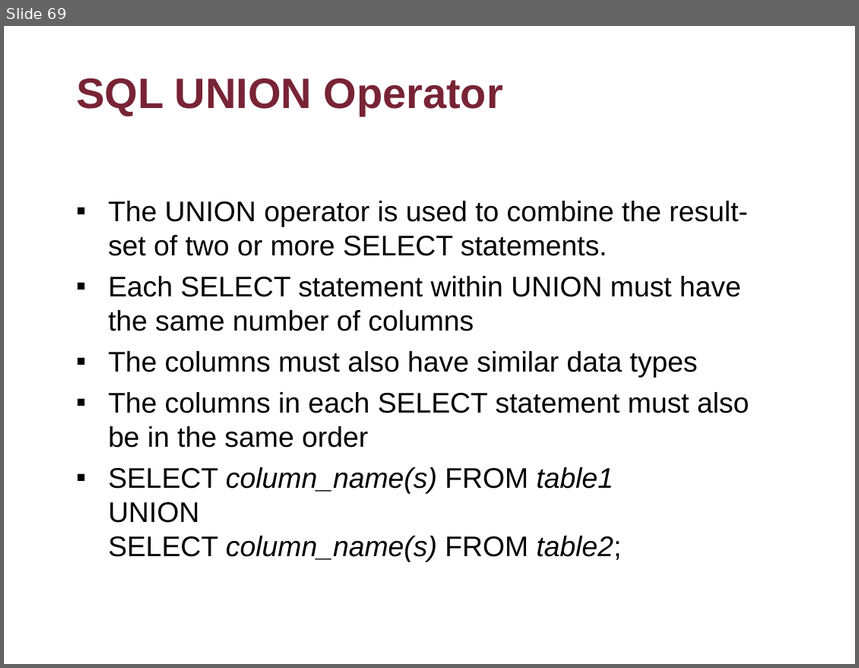
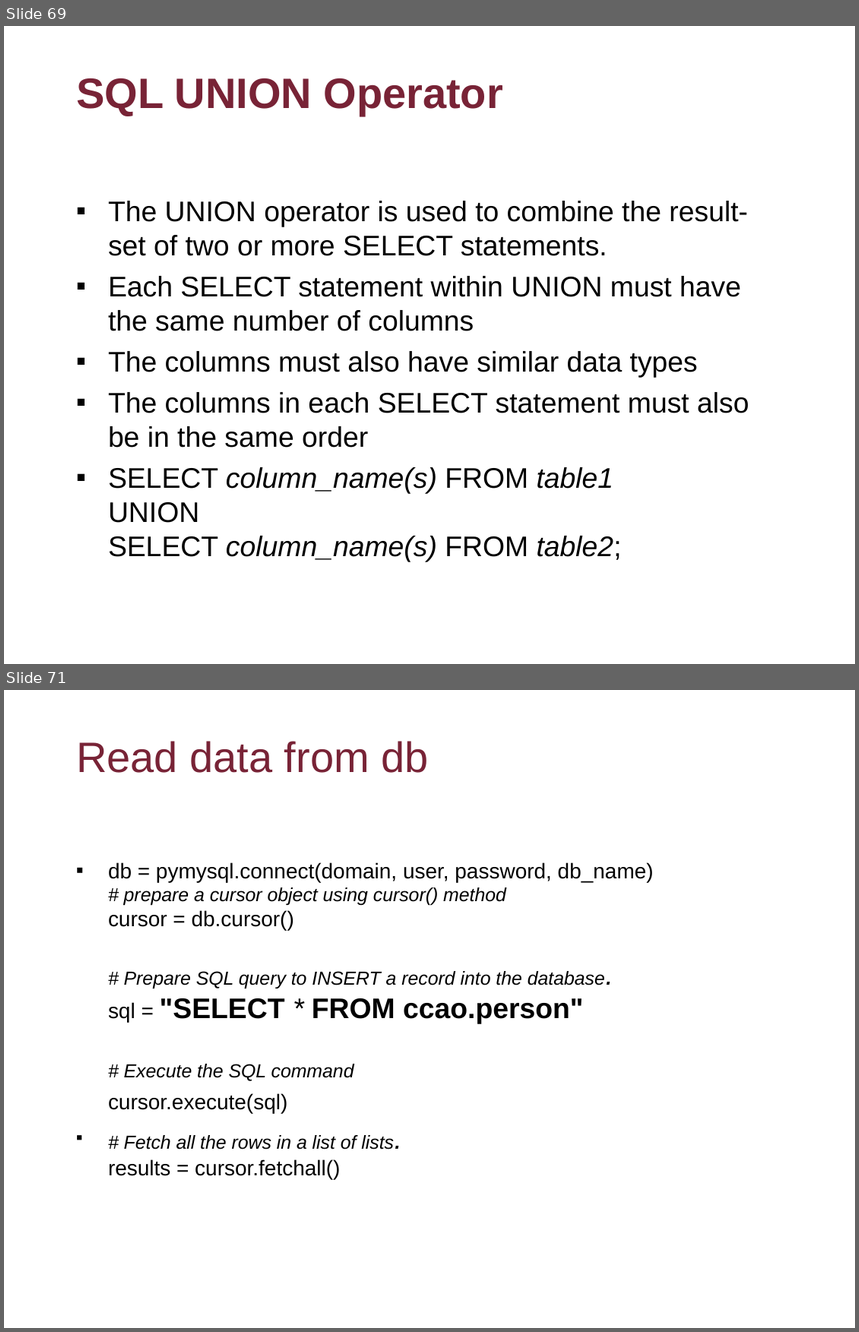
Before and after one commit to flyworker/python-automation-testing, a slide deck: document/course4.ppt. Shown one above the other, each under a label of ours: slide 69 before the commit, slides 69 and 71 after it; the slides between them are not shown. The pictures are 859x668 and 859x1332 pixels, drawn with LibreOffice and Linux fonts; fonts in the diff are those of the drawing; background and template pictures are left out. Boxes give left, top, right and bottom in pixels: in the first picture for what was removed or moved away, otherwise in the second. Text is boxed around its words. In the diff, an @@ line names an element or a change of style, - is before the commit and + after.

```diff
--- a/document/course4.ppt
+++ b/document/course4.ppt
@@ slide 71 added at [4, 690, 855, 1328], background picture (left out) @@
@@ title added at [76, 741, 428, 773], 36 pt, text #782336 @@
+Read data from db
@@ text added at [108, 863, 654, 1179], 16 pt, text #000000, italic @@
+▪ db = pymysql.connect(domain, user, password, db_name)
+  # prepare a cursor object using cursor() method
+  cursor = db.cursor()
+  # Prepare SQL query to INSERT a record into the database.
+  sql = "SELECT * FROM ccao.person"
+  # Execute the SQL command
+  cursor.execute(sql)
+▪ # Fetch all the rows in a list of lists.
+  results = cursor.fetchall()
```
Also in this commit, not shown: 1 slide changed, 1 other slide added, 2 other files.
